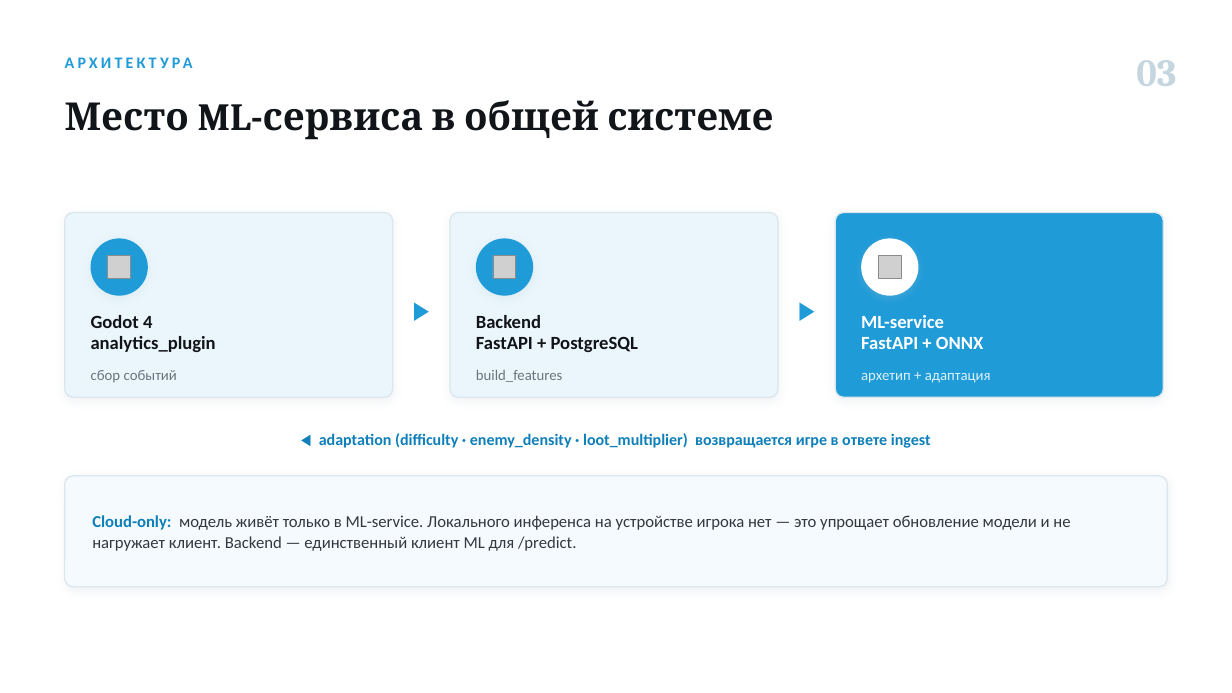
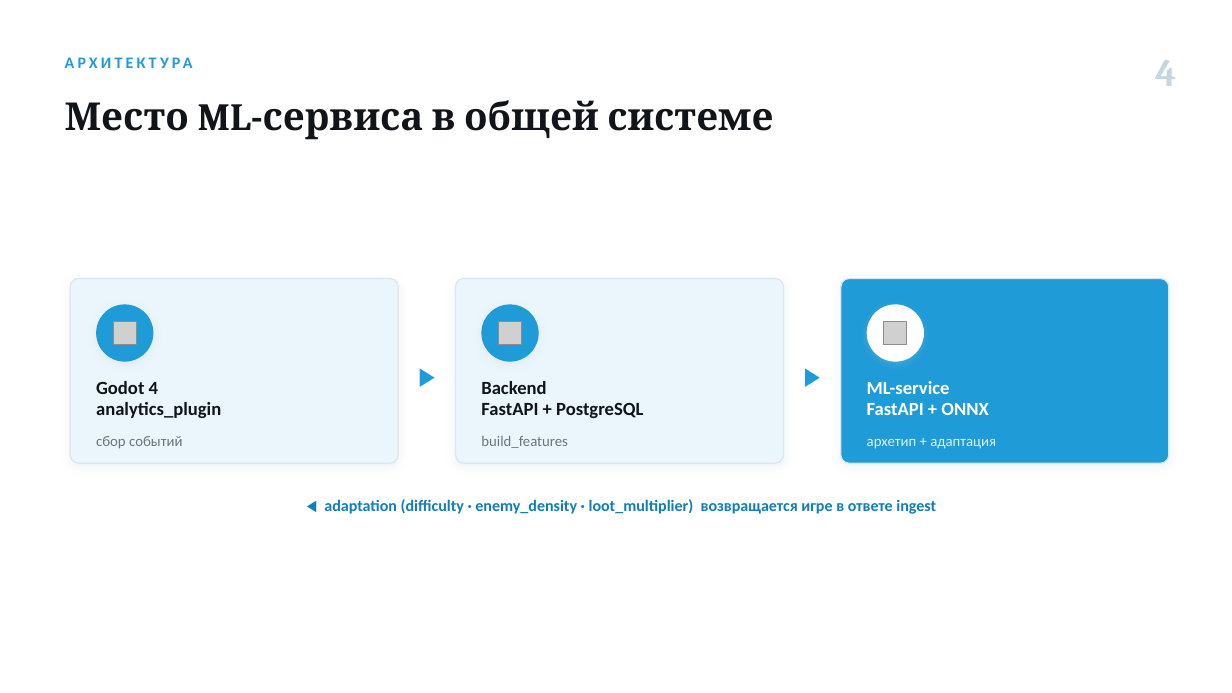
Before and after one commit to Antizi/diplom-Game_Plugs_Ai, a slide deck: slide 4 of presentations/Изотов_ВКР_нейросетевая-модель.pptx. Drawn at 1232x693 pixels with LibreOffice and Linux fonts; fonts in the diff are those of the drawing; grey boxes stand for pictures. Boxes give left, top, right and bottom in pixels: in the first picture for what was removed or moved away, otherwise in the second. Text is boxed around its words. In the diff, an @@ line names an element or a change of style, - is before the commit and + after.

```diff
--- a/presentations/Изотов_ВКР_нейросетевая-модель.pptx
+++ b/presentations/Изотов_ВКР_нейросетевая-модель.pptx
@@ text at box(1155, 60, 1176, 86): text changed @@
-03
+4
@@ 9 texts, 3 pictures, 3 rounded rectangles, 3 ellipses: place and size @@
-9 texts, 3 pictures, 3 rounded rectangles, 3 ellipses at box(65, 213, 1164, 448)
+9 texts, 3 pictures, 3 rounded rectangles, 3 ellipses at box(70, 278, 1169, 514)
@@ rounded rectangle removed at box(65, 476, 1167, 587) @@
@@ text removed at box(92, 515, 1070, 551) @@
-Cloud-only: модель живёт только в ML-service. Локального инференса на устройстве игрока нет — это упрощает обновление модели и не нагружает клиент. Backend — единственный клиент ML для /predict.
```
Also in this commit, not shown: 10 other slides changed, 3 other files.
